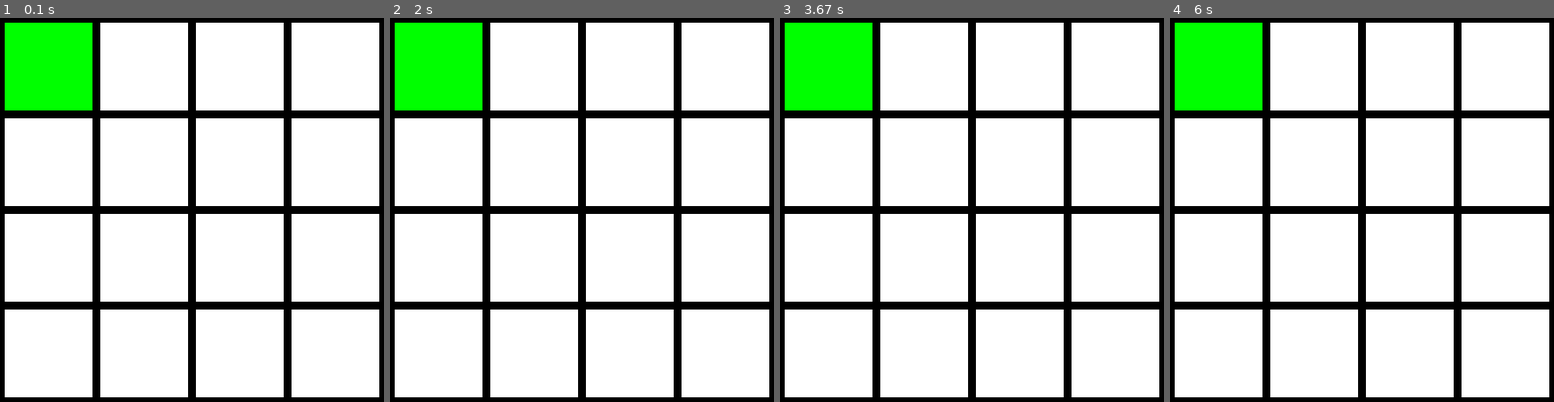
Above: before the commit, frames 1-4 (left to right).
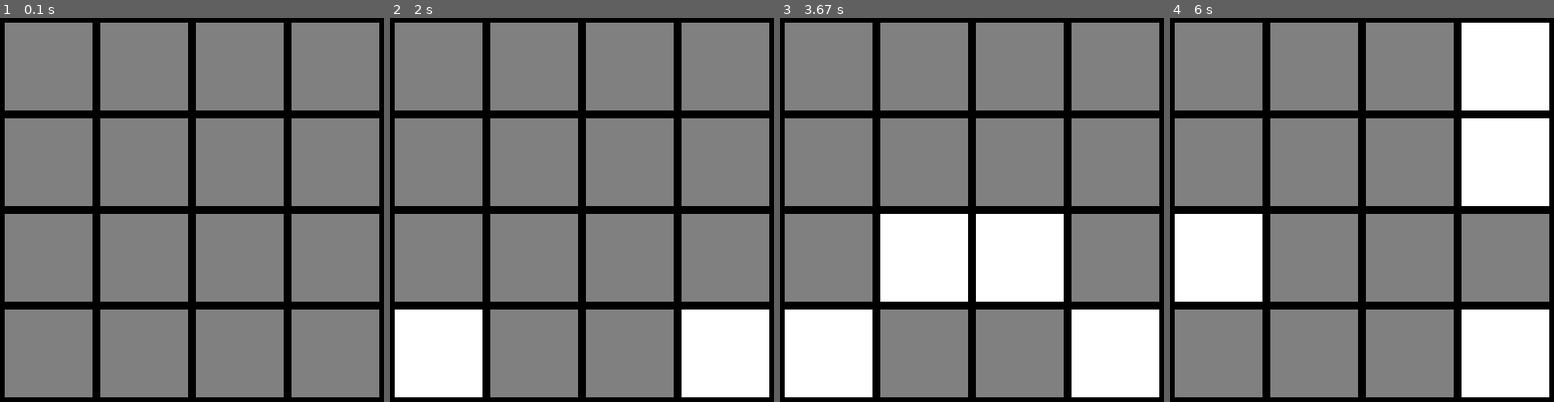
Above: after the commit, the same moments.

Repository: 03kkim/FlipIt
Game: pygame game, started from main.py
The game is run twice, just before and just after one commit, with the same random seed, the same clock (stepped at 60 frames per second) and the same inputs.
Inputs (mouse positions are in pixels of both pictures, inside the frame that each line leads up to):
- Up to frame 1 (0.1 s): no input
- Up to frame 2 (2 s): click (582, 210) at 0.38 s; click (620, 294) at 0.72 s; click (639, 71) at 1.05 s; click (589, 79) at 1.38 s; click (585, 252) at 1.72 s
- Up to frame 3 (3.67 s): click (1071, 271) at 2.05 s; click (1075, 175) at 2.38 s; click (1114, 179) at 2.72 s; click (1110, 286) at 3.05 s; click (987, 194) at 3.38 s
- Up to frame 4 (6 s): click (1277, 140) at 3.72 s; click (1465, 252) at 4.05 s; click (1300, 83) at 4.38 s; click (1496, 206) at 4.72 s; click (1289, 117) at 5.05 s; click (1338, 90) at 5.38 s; click (1388, 148) at 5.72 s

The runs differ from the first frame. In frame 1, 84% of the frame differs, in the area x 1-99%, y 1-99%; in frame 2, 73%; in frame 3, 63%; in frame 4, 63%.

Commit message:
Basic game functionality complete
Highlights need to be added
New method called coords_to_id added, which takes grid coords and
translates it to an id that the other methods can use

Diff:
--- a/board.py
+++ b/board.py
@@ -116,7 +116,8 @@
     def return_grid(self):
         return self.group_fours(self.view_board)
 
-
+    def coords_to_id(self, x, y):
+        return (x + 4 * y)
     # flips index from 1 --> 0 or 0 --> 1
     def flip(self, id):
         if (self.id_states[id] == 0):
--- a/main.py
+++ b/main.py
@@ -16,12 +16,12 @@
 board = Board()
 board.create_relationships()
 grid = board.return_grid()
-grid[0][0] = 1
 
 
 # Define some colors
 BLACK = (0, 0, 0)
 WHITE = (255, 255, 255)
+GRAY = ((128,128,128))
 GREEN = (0, 255, 0)
 RED = (255, 0, 0)
 
@@ -53,15 +53,25 @@
     for event in pygame.event.get():
         if event.type == pygame.QUIT:
             done = True
+        elif event.type == pygame.MOUSEBUTTONDOWN:
+            # User clicks the mouse. Get the position
+            pos = pygame.mouse.get_pos()
+            # Change the x/y screen coordinates to grid coordinates
+            column = pos[0] // (width + margin)
+            row = pos[1] // (width + margin)
+            # Set that location to one
+            board.switch(board.coords_to_id(row, column))
+            print("Click ", pos, "Grid coordinates: ", row, column)
+            grid = board.return_grid()
+
 
     screen.fill(BLACK)
-
     # --- Game logic should go here
     for row in range(4):
         for column in range(4):
-            color = WHITE
+            color = GRAY
             if grid[row][column] == 1:
-                color = GREEN
+                color = WHITE
             pygame.draw.rect(screen, color, (margin + column * (margin + width), (margin + row * (margin + height)), width, height))
 
     # --- Screen-clearing code goes here
--- a/scratch.txt
+++ b/scratch.txt
@@ -1,6 +1,7 @@
 To-do:
-Use this - (http:
-programarcadegames.com/index.php?lang=en&chapter=array_backed_grids) - to build a board UI based on the generation
+- Use this - (http:programarcadegames.com/index.php?lang=en&chapter=array_backed_grids) - to build a board UI based on the generation
+- Change the way highlight works: Make a separate table called is_highlighted so that you can highlight a square without changing its view_board state
+
 Add a main menu
 Try generalizing the board to allow changing modes and difficulty more easily
 
